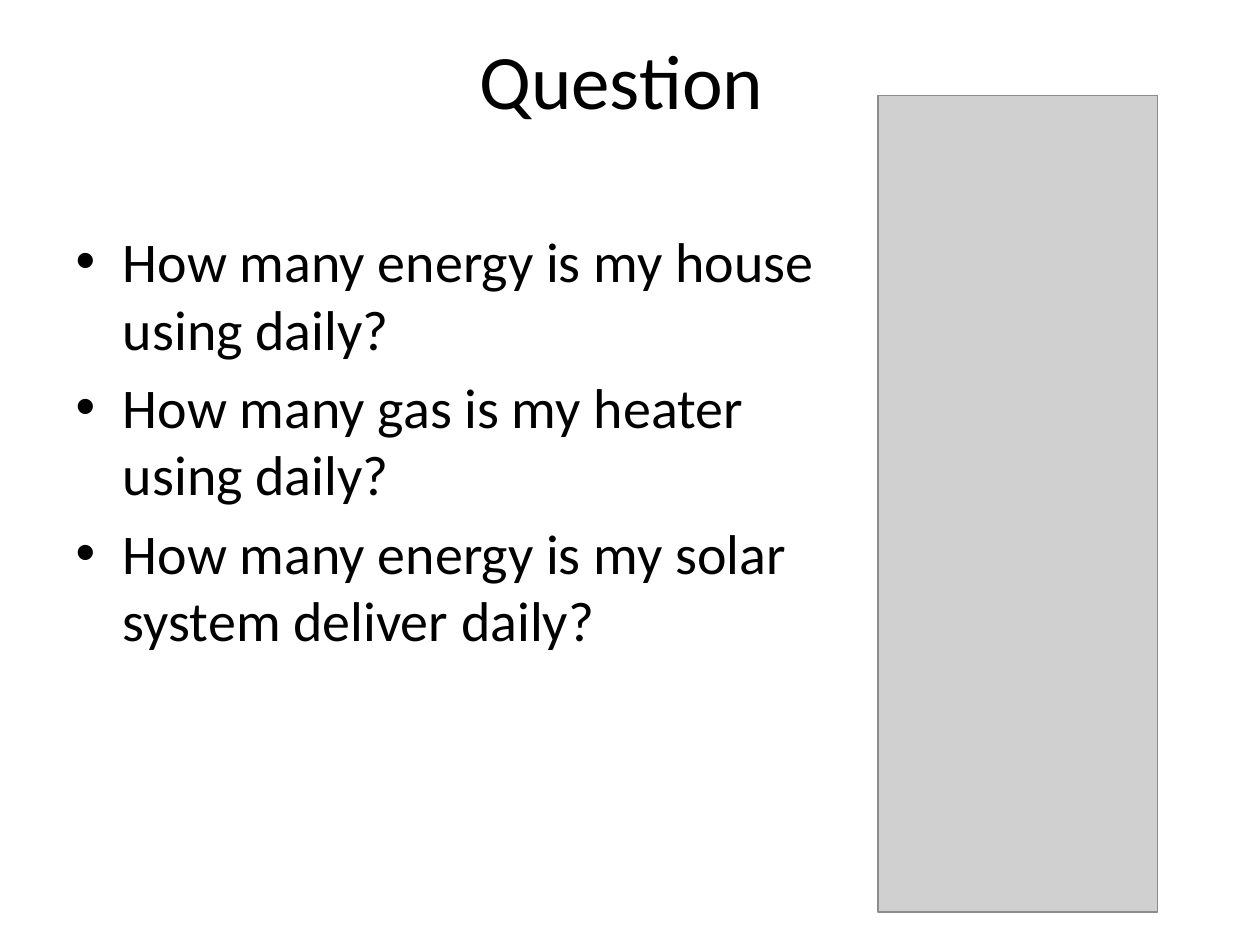
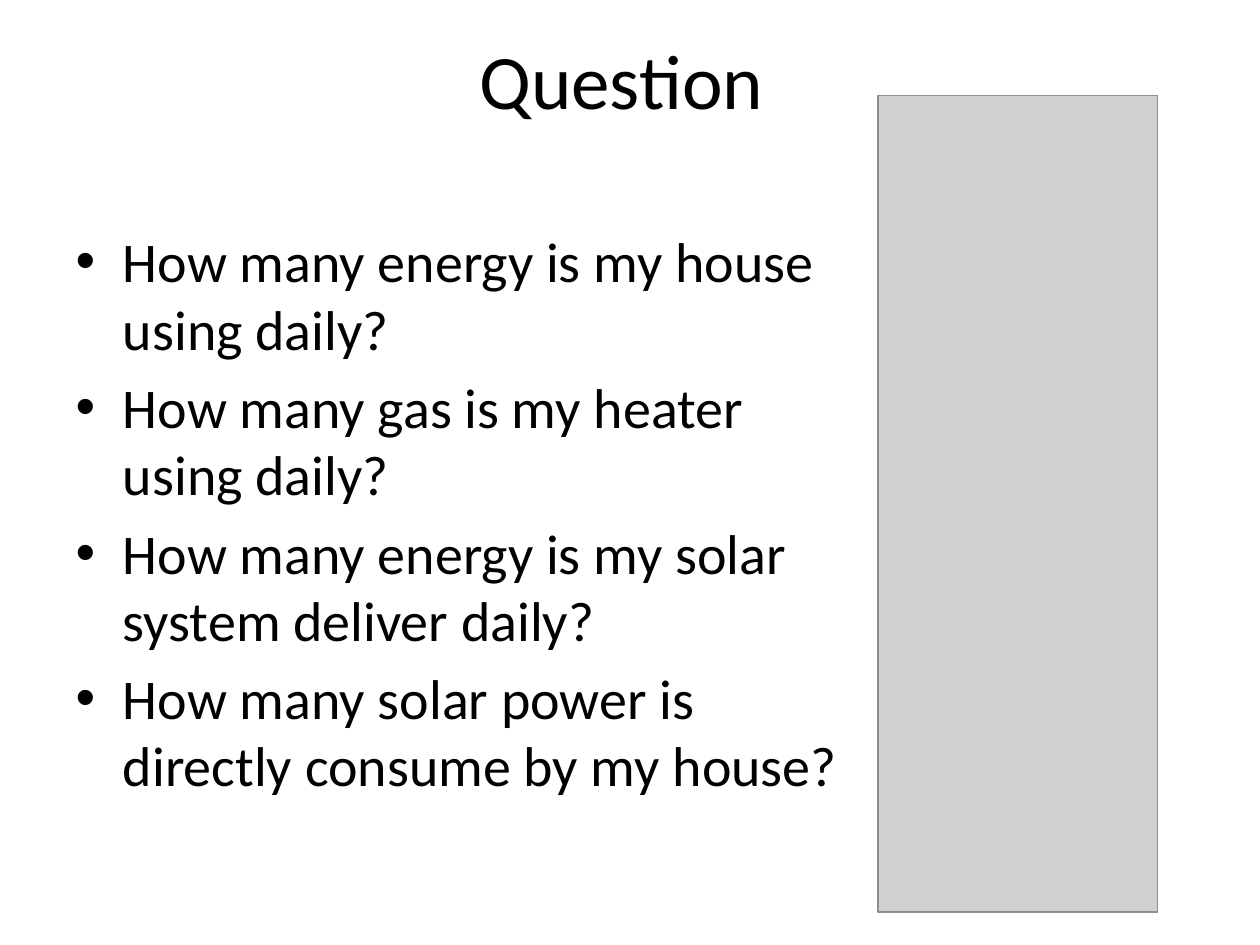
Before and after one commit to plaatsoft/plaatenergy, a slide deck: slide 2 of doc/ppt/PlaatEnergy Design.pptx. Drawn at 1260x945 pixels with LibreOffice and Linux fonts; fonts in the diff are those of the drawing; grey boxes stand for pictures. Boxes give left, top, right and bottom in pixels: in the first picture for what was removed or moved away, otherwise in the second. Text is boxed around its words. In the diff, an @@ line names an element or a change of style, - is before the commit and + after.

```diff
--- a/doc/ppt/PlaatEnergy Design.pptx
+++ b/doc/ppt/PlaatEnergy Design.pptx
@@ text at (123,680,837,795): paragraph added @@
+• How many solar power is directly consume by my house?
```
Also in this commit, not shown: 10 other slides changed, 5 slides added, 5 slides removed.
